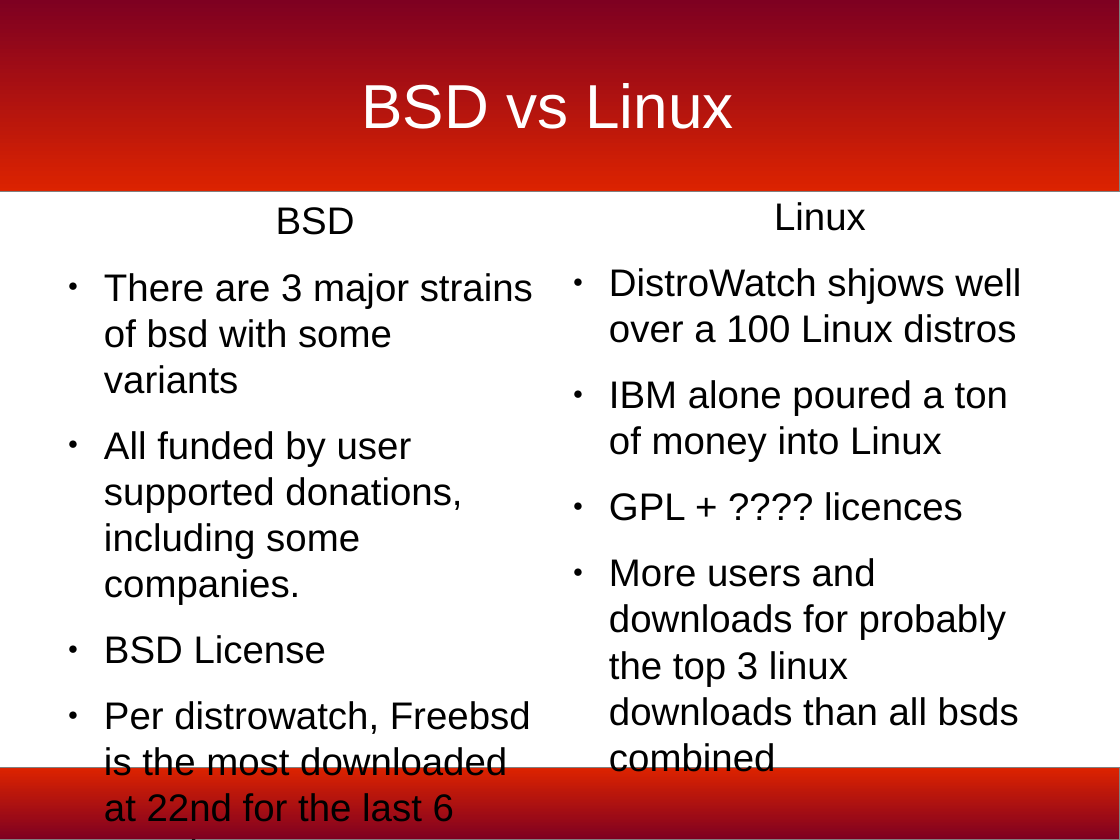
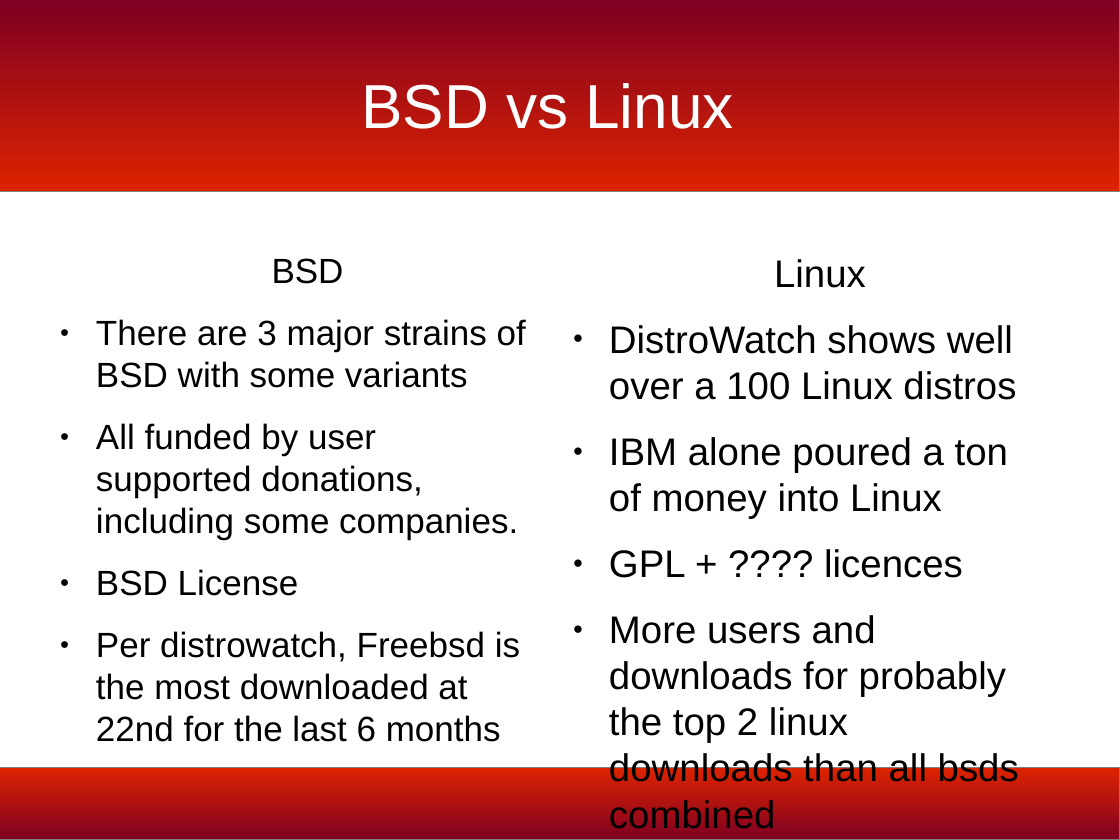
Before and after one commit to bmac2/BSD-Meetup-Files, a slide deck: slide 30 of bsd-history-slides.odp. Drawn at 1120x840 pixels with LibreOffice and Linux fonts; fonts in the diff are those of the drawing; background and template pictures are left out. Boxes give left, top, right and bottom in pixels: in the first picture for what was removed or moved away, otherwise in the second. Text is boxed around its words. In the diff, an @@ line names an element or a change of style, - is before the commit and + after.

```diff
--- a/bsd-history-slides.odp
+++ b/bsd-history-slides.odp
@@ text "BSD": place and size @@
-text "BSD" at [104, 207, 533, 822]
+text "BSD" at [96, 258, 526, 742]
@@ text at [96, 258, 520, 742]: size 27.2 to 24.8 pt in "BSD", "All funded by user supported donations, including ...", "BSD License", "Per distrowatch, Freebsd is the most downloaded ..." @@
@@ text "Linux": place and size @@
-text "Linux" at [609, 202, 1021, 778]
+text "Linux" at [609, 259, 1019, 829]
@@ text at [96, 319, 526, 388]: text changed; size 27.2 to 24.8 pt @@
-● There are 3 major strains of bsd with some variants
+● There are 3 major strains of BSD with some variants
@@ text at [609, 325, 1016, 400]: text changed @@
-● DistroWatch shjows well over a 100 Linux distros
+● DistroWatch shows well over a 100 Linux distros
@@ text at [609, 615, 1019, 829]: text changed @@
-● More users and downloads for probably the top 3 linux downloads than all bsds combined
+● More users and downloads for probably the top 2 linux downloads than all bsds combined
```
Also in this commit, not shown: 29 other slides changed.
